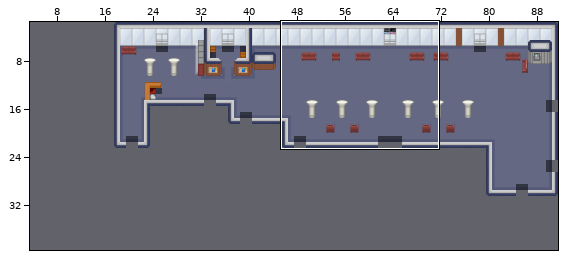
One commit to this Tiled map: map/forum.tmx. The picture above shows the old version from afar; the outline marks the close-up.
Close-up. As it was:
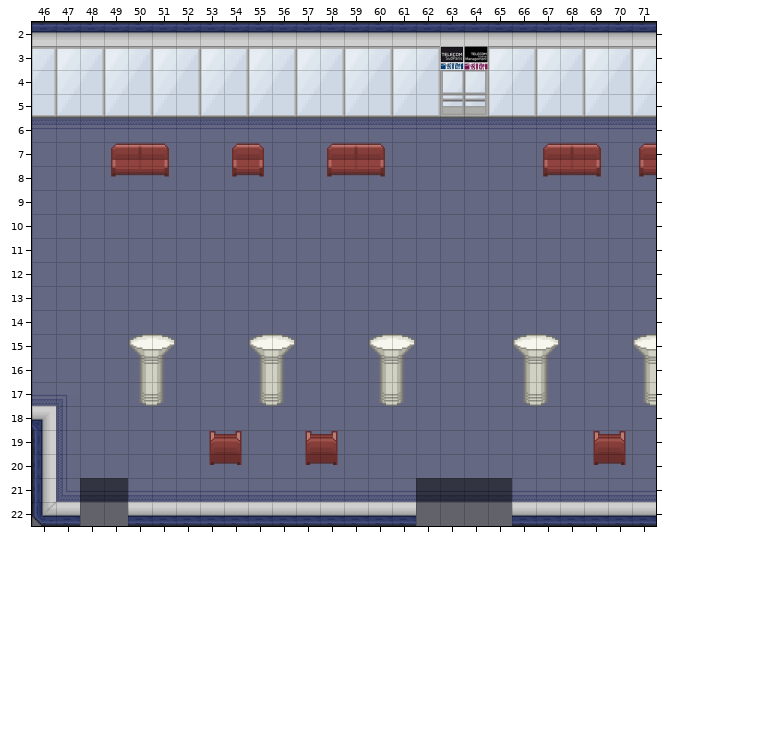
Cells are 48x48 px. Shown: x 46..71, y 2..22. The commit also changed other parts of the map, which this record leaves out. Tiles whose own drawing changed are shown in their newer look in all pictures. The old version is drawn lined up with the new one.
After:
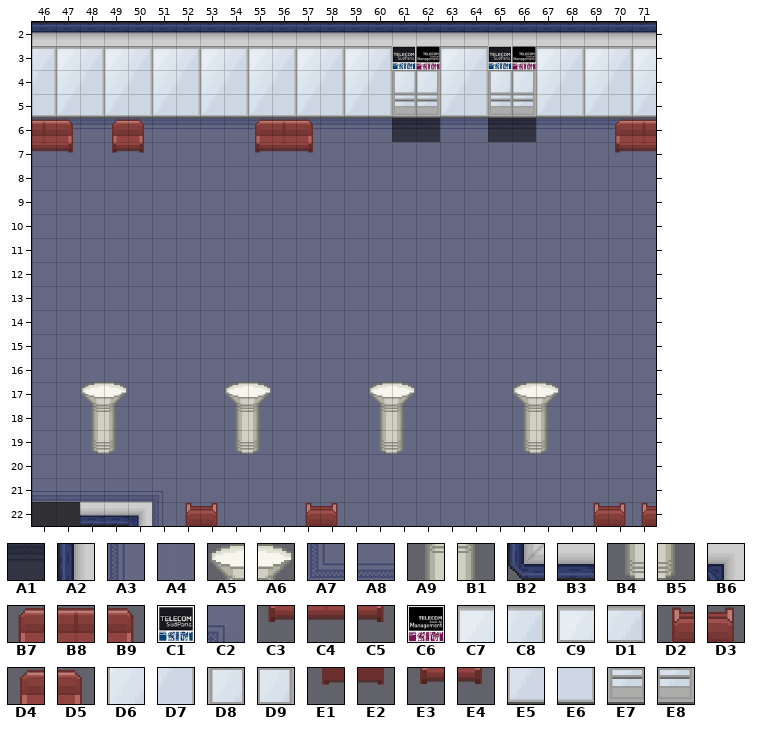
Key: from "tilesheet": A1 132, A2 167, A3 168, A4 169, A5 178, A6 179, A7 188, A8 189, A9 198, B1 199, B2 207, B3 209, B4 218, B5 219, B6 230, B7 232, B8 233, B9 234, C1 239, C2 247, C3 252, C4 253, C5 254, C6 259, C7 266, C8 267, C9 268, D1 269, D2 270, D3 271, D4 272, D5 273, D6 286, D7 287, D8 288, D9 289, E1 290, E2 291, E3 292, E4 293, E5 306, E6 307, E7 308, E8 309.
__ is an empty cell.
Tiles replaced or removed in this view: A1, A2, A3, A5, A6, A7, A8, A9, B1, B2, B3, B4, B5, B6, B7, B8, B9, C1, C2, C3, C4, C5, C6, C7, C8, C9, D1, D2, D3, D4, D5, D6, D7, D8, D9, E1, E2, E3, E4, E5, E6, E7, E8.
See-through tiles are keyed as they look on the map.
Edits made:
Changed rows in their new state; .. is an unchanged cell.
map size 80x32 -> 100x40 cells (old content now starts at 14,0; both pictures use the new coordinates)
Layer "floor 1":
first column x 46:
17 A4 A4 .. .. .. .. .. .. .. .. .. .. .. .. .. .. .. .. .. .. .. .. .. .. .. ..
18 A4 A4 .. .. .. .. .. .. .. .. .. .. .. .. .. .. .. .. .. .. .. .. .. .. .. ..
19 A4 A4 .. .. .. .. .. .. .. .. .. .. .. .. .. .. .. .. .. .. .. .. .. .. .. ..
20 A4 A4 .. .. .. .. .. .. .. .. .. .. .. .. .. .. .. .. .. .. .. .. .. .. .. ..
21 A8 A8 .. .. .. C2 A4 A4 A4 A4 A4 A4 A4 A4 A4 A4 A4 A4 A4 A4 A4 A4 A4 A4 A4 A4
22 .. .. .. .. .. A3 A4 A4 A4 A4 A4 A4 A4 A4 A4 A4 A4 A4 A4 A4 A4 A4 A4 A4 A4 A4
Layer "floor 2":
first column x 46:
 7 C4 C5 .. E3 E4 .. .. .. .. C3 C4 C5 .. .. .. .. .. .. .. .. .. .. .. .. C3 C4
Layer "map-transition":
first column x 61:
 6 A1 A1 .. .. A1 A1
first column x 46:
21 .. .. __ __ .. .. .. .. .. .. .. .. .. .. .. .. __ __ __ __
22 A1 A1 .. .. .. .. .. .. .. .. .. .. .. .. .. .. .. .. .. ..
Layer "Murs":
first column x 61:
 3 C9 D1 C7 C8 C9 D1
 4 D8 D9 D6 D7 D8 D9
 5 E7 E8 E5 E6 E7 E8
first column x 46:
18 __ .. .. .. .. .. .. .. .. .. .. .. .. .. .. .. .. .. .. .. .. .. .. .. .. ..
19 __ .. .. .. .. .. .. .. .. .. .. .. .. .. .. .. .. .. .. .. .. .. .. .. .. ..
20 __ .. .. .. .. .. .. .. .. .. .. .. .. .. .. .. .. .. .. .. .. .. .. .. .. ..
21 __ .. .. .. .. .. .. .. .. .. .. .. .. .. .. .. .. .. .. .. .. .. .. .. .. ..
22 __ __ B3 B3 B6 __ __ __ __ __ __ __ __ __ __ __ .. .. .. .. __ __ __ __ __ __
Layer "Objets":
first column x 46:
 3 .. .. .. .. .. .. .. .. .. .. .. .. .. .. .. C1 C6 __ __ C1 C6 .. .. .. .. ..
 6 B8 B9 .. D4 D5 .. .. .. .. B7 B8 B9 .. .. .. .. .. .. .. .. .. .. .. .. B7 B8
 7 .. .. .. __ __ __ .. .. __ __ .. .. __ __ __ .. .. .. .. .. .. __ __ __ .. __
 8 .. .. .. __ __ __ .. .. __ __ .. .. __ __ __ .. .. .. .. .. .. __ __ __ .. __
first column x 48:
15 .. .. __ __ .. .. .. __ __ .. .. .. __ __ .. .. .. .. __ __ .. .. .. __
16 .. .. __ __ .. .. .. __ __ .. .. .. __ __ .. .. .. .. __ __ .. .. .. __
17 A5 A6 __ __ .. .. A5 A6 __ .. .. .. A5 A6 .. .. .. .. A5 A6 .. .. .. __
18 A9 B1 .. .. .. .. A9 B1 .. .. .. .. A9 B1 .. .. .. .. A9 B1 .. .. .. ..
19 B4 B5 .. .. .. __ B4 B5 .. __ __ .. B4 B5 .. .. .. .. B4 B5 .. __ __ ..
20 .. .. .. .. .. __ __ .. .. __ __ .. .. .. .. .. .. .. .. .. .. __ __ ..
22 .. .. .. .. D2 D3 .. .. .. D2 D3 .. .. .. .. .. .. .. .. .. .. D2 D3 D2
Pixel boxes of the changes (left, top, right, bottom) in both close-ups:
changed: (232, 46, 656, 177)
added: (32, 119, 73, 153)
changed: (111, 119, 169, 177)
changed: (32, 334, 656, 526)
